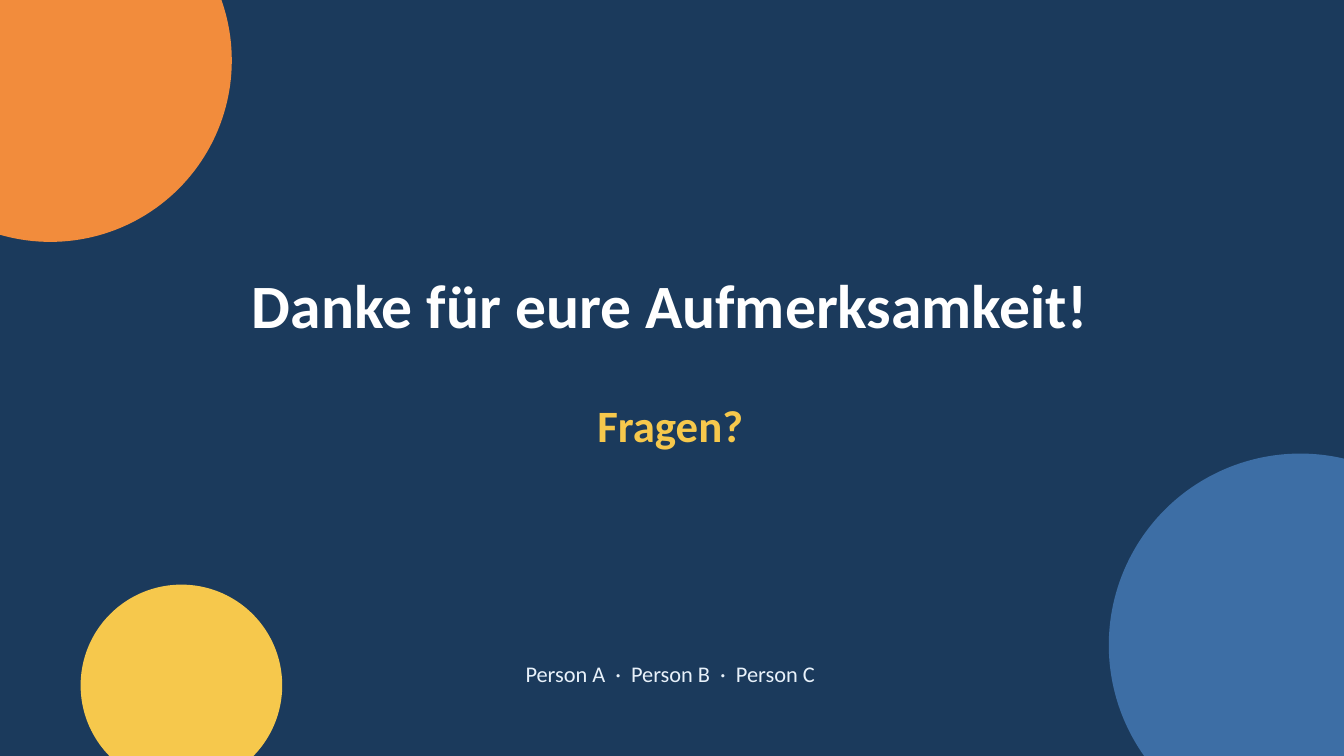
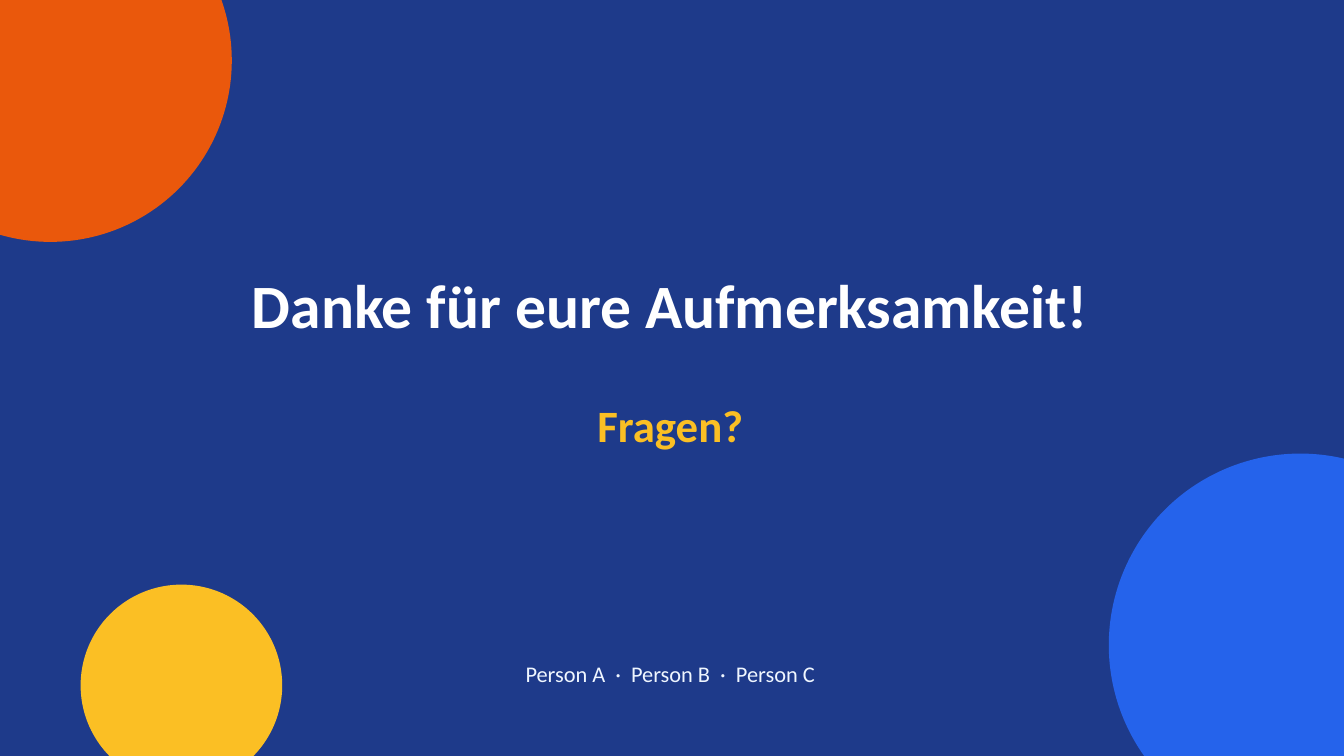
Before and after one commit to simonschick240308-hash/stuff4staff-upgrade, a slide deck: slide 18 of kombinatorik-praesentation/kombinatorik_praesentation.pptx. Drawn at 1344x756 pixels with LibreOffice and Linux fonts; fonts in the diff are those of the drawing. Boxes give left, top, right and bottom in pixels: in the first picture for what was removed or moved away, otherwise in the second. Text is boxed around its words. In the diff, an @@ line names an element or a change of style, - is before the commit and + after.

```diff
--- a/kombinatorik-praesentation/kombinatorik_praesentation.pptx
+++ b/kombinatorik-praesentation/kombinatorik_praesentation.pptx
@@ background #1B3A5C to #1E3A8A @@
@@ ellipse at (x1=0, y1=0, x2=232, y2=242): fill #F28C3C to #EA580C @@
@@ text "Fragen?" at (x1=597, y1=411, x2=743, y2=450): text colour #F6C84C to #FBBF24 @@
@@ ellipse at (x1=1109, y1=454, x2=1344, y2=756): fill #3D6EA5 to #2563EB @@
@@ ellipse at (x1=81, y1=585, x2=282, y2=756): fill #F6C84C to #FBBF24 @@
@@ text "Person A · Person B ..." at (x1=526, y1=667, x2=815, y2=682): text colour #E8F1FA to #EFF6FF @@
```
Also in this commit, not shown: 17 other slides changed, 6 other files.
